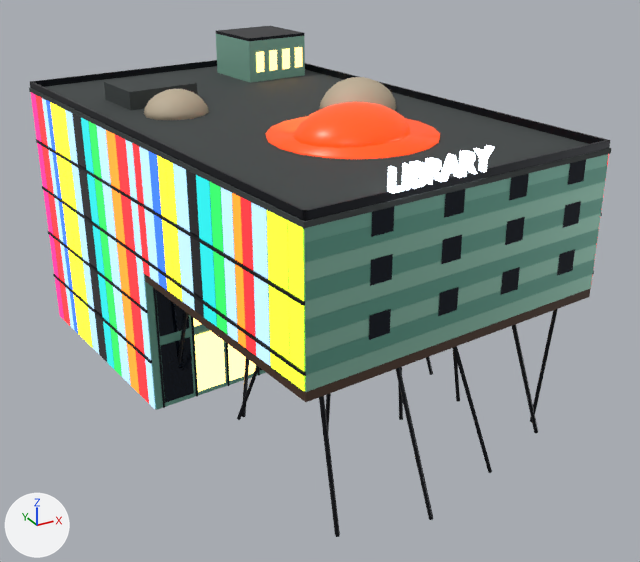
One commit to the glTF model public/models/landmarks/library.glb: the scene before it, then after it.
Camera for both pictures: a 50 mm lens placed at (-31.7, -57.5, 38.2), pointed at (0.4, 0.9, 9.0). Lighting does not change. The marker at lower left points along +X, +Y and +Z. The picture after the commit comes second. Where no turn or scale is listed for an object, it has been applied to the vertices. Vertices at exactly the same position are counted once.

The scene before the commit, as lines of its bpy script (objects in view):
```python
ob_library_copper_a = bpy.data.objects.new('library_Copper_A', me_library_copper_a)
ob_library_copper_a.location = (0.0, 0.0, 0.0)
ob_library_copper_b = bpy.data.objects.new('library_Copper_B', me_library_copper_b)
ob_library_copper_b.location = (0.0, 0.0, 0.0)
ob_library_copper_c = bpy.data.objects.new('library_Copper_C', me_library_copper_c)
ob_library_copper_c.location = (0.0, 0.0, 0.0)
ob_library_emit_glass_black = bpy.data.objects.new('library_Emit_Glass_black', me_library_emit_glass_black)
ob_library_emit_glass_black.location = (0.0, 0.0, 0.0)
ob_library_emit_glass_clear = bpy.data.objects.new('library_Emit_Glass_clear', me_library_emit_glass_clear)
ob_library_emit_glass_clear.location = (0.0, 0.0, 0.0)
ob_library_emit_glass_green = bpy.data.objects.new('library_Emit_Glass_green', me_library_emit_glass_green)
ob_library_emit_glass_green.location = (0.0, 0.0, 0.0)
ob_library_emit_glass_lime = bpy.data.objects.new('library_Emit_Glass_lime', me_library_emit_glass_lime)
ob_library_emit_glass_lime.location = (0.0, 0.0, 0.0)
ob_library_emit_glass_magenta = bpy.data.objects.new('library_Emit_Glass_magenta', me_library_emit_glass_magenta)
ob_library_emit_glass_magenta.location = (0.0, 0.0, 0.0)
ob_library_emit_glass_orange = bpy.data.objects.new('library_Emit_Glass_orange', me_library_emit_glass_orange)
ob_library_emit_glass_orange.location = (0.0, 0.0, 0.0)
# also in view: 'library_Pod_Pale' at (-1.4, 5.3, 23.5); 'library_letters' at (-1.7, -17.5, 23.6); 'library_Emit_Window' at (-0.4, 5.5, 12.7); 'library_Emit_Glass_red' at (-1.2, 4.2, 11.0); 'library_Roof' at (-1.3, 4.1, 22.9)
```
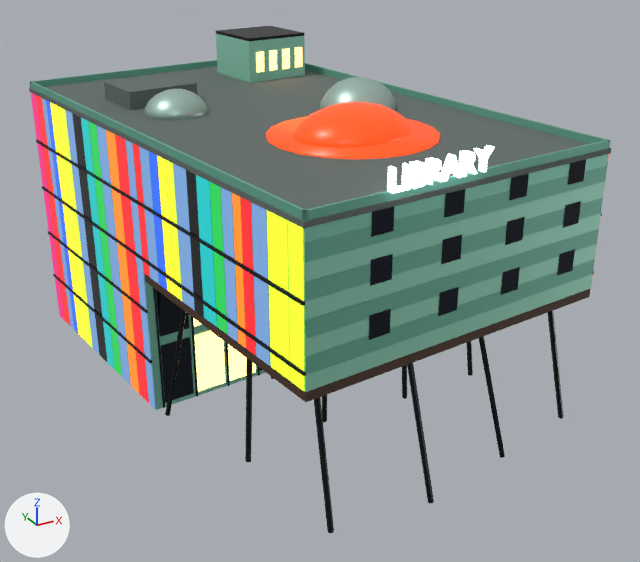
Changed parts and their boxes (x1, y1, x2, y2) in the pictures (640 x 562 px; the box of a moved part takes in the faces that stretch with it):
'library_Roof', recoloured (lighter): (29, 66, 611, 228) in both
'library_Copper_B', recoloured: (305, 166, 607, 374) in both
'library_Steel', reshaped: before (30, 26, 610, 537); after (36, 26, 602, 533)
'library_Copper_C', recoloured: (216, 34, 605, 392) in both
'library_Emit_Glass_clear', recoloured (darker): (42, 98, 270, 409) in both
'library_Copper_A', recoloured: (35, 95, 608, 410) in both
'library_Emit_Glass_lime', surface changed: (57, 106, 304, 391) in both
'library_Emit_Glass_red', recoloured, surface changed: (36, 95, 609, 403) in both
'library_Emit_Glass_teal', recoloured: (81, 118, 217, 369) in both
'library_Pod_Pale', recoloured, surface changed (beige to light grey): (144, 77, 396, 120) in both
'library_Emit_Glass_orange', surface changed: (106, 130, 246, 393) in both
'library_Emit_Glass_green', recoloured: (88, 121, 227, 377) in both
'library_Emit_Glass_magenta', recoloured: (30, 92, 64, 320) in both
part 1 of me_library_copper_b, added: after (30, 60, 610, 221)
part 2 of me_library_steel, moved or reshaped: before (242, 358, 249, 417); after (245, 358, 253, 462)
part 3 of me_library_steel, deleted: before (30, 60, 610, 221)
part 4 of me_library_steel, deleted (mostly hidden): before (178, 311, 188, 364)
part 5 of me_library_steel, deleted: before (530, 309, 558, 422)
part 6 of me_library_steel, moved or reshaped: before (237, 324, 538, 537); after (165, 310, 564, 533)

Diff of the bpy script that builds the scene:
```diff
--- a/public/models/landmarks/library.glb.py
+++ b/public/models/landmarks/library.glb.py
@@ mat_copper_a @@
 mat_copper_a = principled_material('Copper_A')
-mat_copper_a.base_color = (0.181, 0.445, 0.352)  # green #76b2a0
+mat_copper_a.base_color = (0.231, 0.604, 0.456)  # green #84ccb4
 mat_copper_a.metallic = 0.35
@@ mat_copper_b @@
 mat_copper_b = principled_material('Copper_B')
-mat_copper_b.base_color = (0.117, 0.352, 0.27)  # green #60a08e
+mat_copper_b.base_color = (0.15, 0.445, 0.332)  # green #6cb29c
 mat_copper_b.metallic = 0.35
@@ mat_copper_c @@
 mat_copper_c = principled_material('Copper_C')
-mat_copper_c.base_color = (0.262, 0.527, 0.413)  # green #8cc0ac
+mat_copper_c.base_color = (0.305, 0.672, 0.515)  # green #96d6be
 mat_copper_c.metallic = 0.35
@@ mat_emit_glass_clear @@
 mat_emit_glass_clear = principled_material('Emit_Glass_clear')
-mat_emit_glass_clear.base_color = (0.352, 0.578, 0.791)  # blue #a0c8e6
+mat_emit_glass_clear.base_color = (0.156, 0.305, 0.578)  # blue #6e96c8
 mat_emit_glass_clear.metallic = 0.2
 mat_emit_glass_clear.roughness = 0.15
-mat_emit_glass_clear.emission_color = (0.422, 0.693, 0.95)  # blue #aed9f9
+mat_emit_glass_clear.emission_color = (0.109, 0.213, 0.404)  # blue #5d7faa
 mat_emit_glass_clear.emission_strength = 1.0
@@ mat_emit_glass_green @@
 mat_emit_glass_green.roughness = 0.15
-mat_emit_glass_green.emission_color = (0.026, 0.804, 0.122)  # green #2de862
+mat_emit_glass_green.emission_color = (0.0143, 0.442, 0.0674)  # green #20b149
 mat_emit_glass_green.emission_strength = 1.0
@@ mat_emit_glass_lime @@
 mat_emit_glass_lime.emission_color = (0.735, 1.0, 0.0255)  # green #dfff2c
-mat_emit_glass_lime.emission_strength = 1.662
+mat_emit_glass_lime.emission_strength = 1.0
@@ mat_emit_glass_magenta @@
 mat_emit_glass_magenta.roughness = 0.15
-mat_emit_glass_magenta.emission_color = (1.0, 0.0225, 0.27)  # pink #ff298e
+mat_emit_glass_magenta.emission_color = (0.635, 0.0143, 0.172)  # pink #d12073
 mat_emit_glass_magenta.emission_strength = 1.155
@@ mat_emit_glass_orange @@
 mat_emit_glass_orange.emission_color = (1.0, 0.206, 0.0142)  # orange #ff7d20
-mat_emit_glass_orange.emission_strength = 1.826
+mat_emit_glass_orange.emission_strength = 1.004
@@ mat_emit_glass_red @@
 mat_emit_glass_red.roughness = 0.15
-mat_emit_glass_red.emission_color = (1.0, 0.0223, 0.0282)  # red #ff292f
-mat_emit_glass_red.emission_strength = 1.506
+mat_emit_glass_red.emission_color = (0.828, 0.0185, 0.0233)  # red #eb252a
+mat_emit_glass_red.emission_strength = 1.0
@@ mat_emit_glass_teal @@
 mat_emit_glass_teal.roughness = 0.15
-mat_emit_glass_teal.emission_color = (0.014, 0.703, 0.703)  # cyan #1fdada
+mat_emit_glass_teal.emission_color = (0.00769, 0.387, 0.387)  # cyan #15a7a7
 mat_emit_glass_teal.emission_strength = 1.0
@@ mat_emit_glass_yellow @@
 mat_emit_glass_yellow.emission_color = (1.0, 0.749, 0.0222)  # yellow #ffe029
-mat_emit_glass_yellow.emission_strength = 1.912
+mat_emit_glass_yellow.emission_strength = 1.052
@@ mat_pod_pale @@
 mat_pod_pale = principled_material('Pod_Pale')
-mat_pod_pale.base_color = (0.515, 0.429, 0.305)  # beige #beaf96
-mat_pod_pale.roughness = 0.6
+mat_pod_pale.base_color = (0.402, 0.578, 0.515)  # light grey #aac8be
+mat_pod_pale.roughness = 0.4
+mat_pod_pale.metallic = 0.5
@@ mat_roof @@
 mat_roof = principled_material('Roof')
-mat_roof.base_color = (0.0452, 0.0545, 0.0545)  # dark grey #3c4242
+mat_roof.base_color = (0.117, 0.15, 0.138)  # dark grey #606c68
 mat_roof.roughness = 0.8
@@ me_library_copper_b @@
-me_library_copper_b.from_pydata(...)  # 52 vertices, 26 faces; spans x -16.2..13.6, y -18.5..26.7, z 1.1..21.1
+me_library_copper_b.from_pydata(...)  # 76 vertices, 74 faces; spans x -16.2..13.6, y -18.5..26.7, z 1.1..22.9
+# me_library_copper_b part 1: a new loose piece of 24 vertices spanning x -16.2..13.6, y -18.5..26.7, z 22.4..22.9, in mat_copper_b (green #6cb29c)
 me_library_copper_b.materials.append(mat_copper_b)
@@ me_library_steel @@
-me_library_steel.from_pydata(...)  # 352 vertices, 572 faces; spans x -16.3..13.7, y -19.3..26.7, z 0.0..26.2
+me_library_steel.from_pydata(...)  # 280 vertices, 444 faces; spans x -16.3..14.3, y -18.5..26.7, z 0.0..26.2
+# me_library_steel part 2: the loose piece of 12 vertices spanning x -8.1..-5.0, y -1.9..1.8, z 0.0..11.3 is multiplied about its middle by the matrix ((-0.633, -0.578, 0.37), (0.638, -0.681, 0.029), (0.252, 0.272, 0.857)), then moved by (-3.3, -7.4, 0.0)
+# me_library_steel part 3: the loose piece of 24 vertices spanning x -16.2..13.6, y -18.5..26.7, z 22.4..22.9 is deleted
+# me_library_steel part 4: the loose piece of 12 vertices spanning x -11.9..-10.5, y 0.8..4.1, z 0.0..11.3 is deleted
+# me_library_steel part 5: the loose piece of 12 vertices spanning x 11.5..12.4, y -14.1..-13.1, z 0.0..11.3 is deleted
+# me_library_steel part 6: 120 vertices moved from x -9.4..11.1, y -19.3..-0.3, z 0.0..11.3 to x -13.4..14.3, y -17.9..3.0, z 0.0..11.3
+# other edits to the shape of me_library_steel do not show in these pictures
 me_library_steel.materials.append(mat_steel)
```
